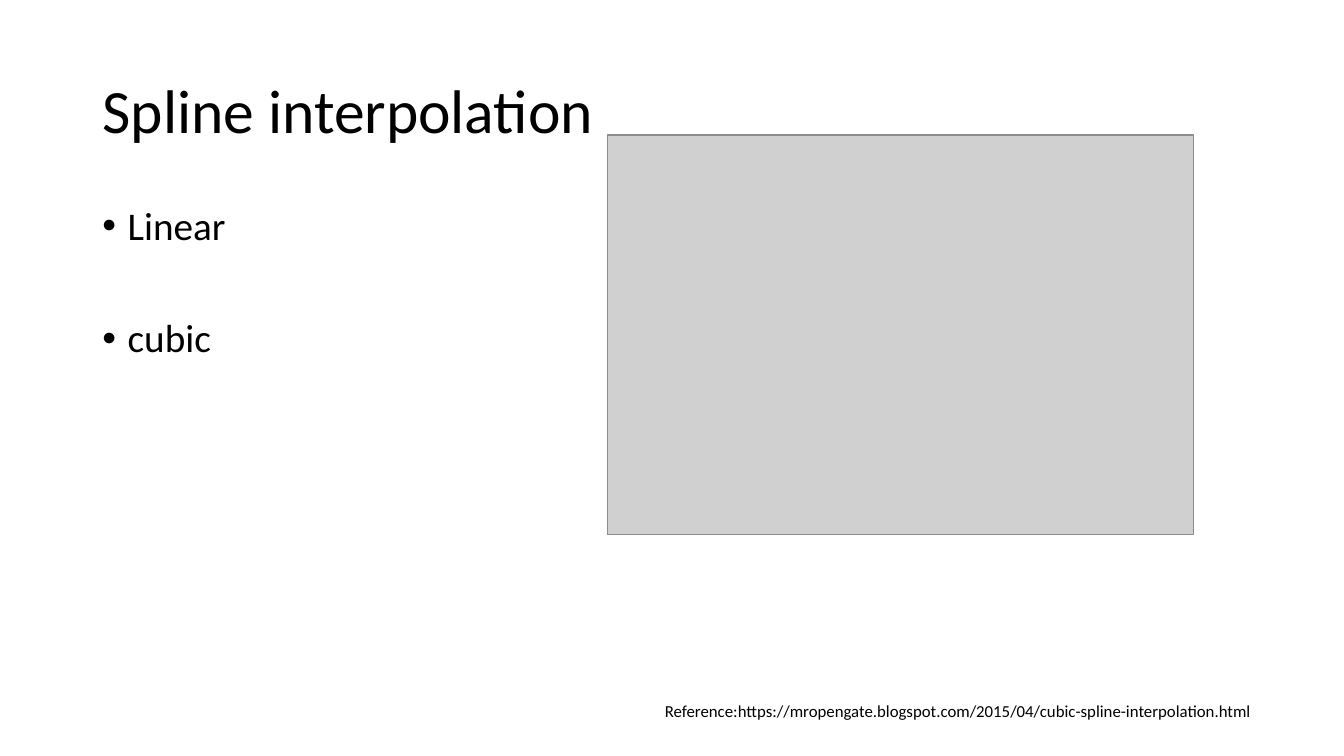
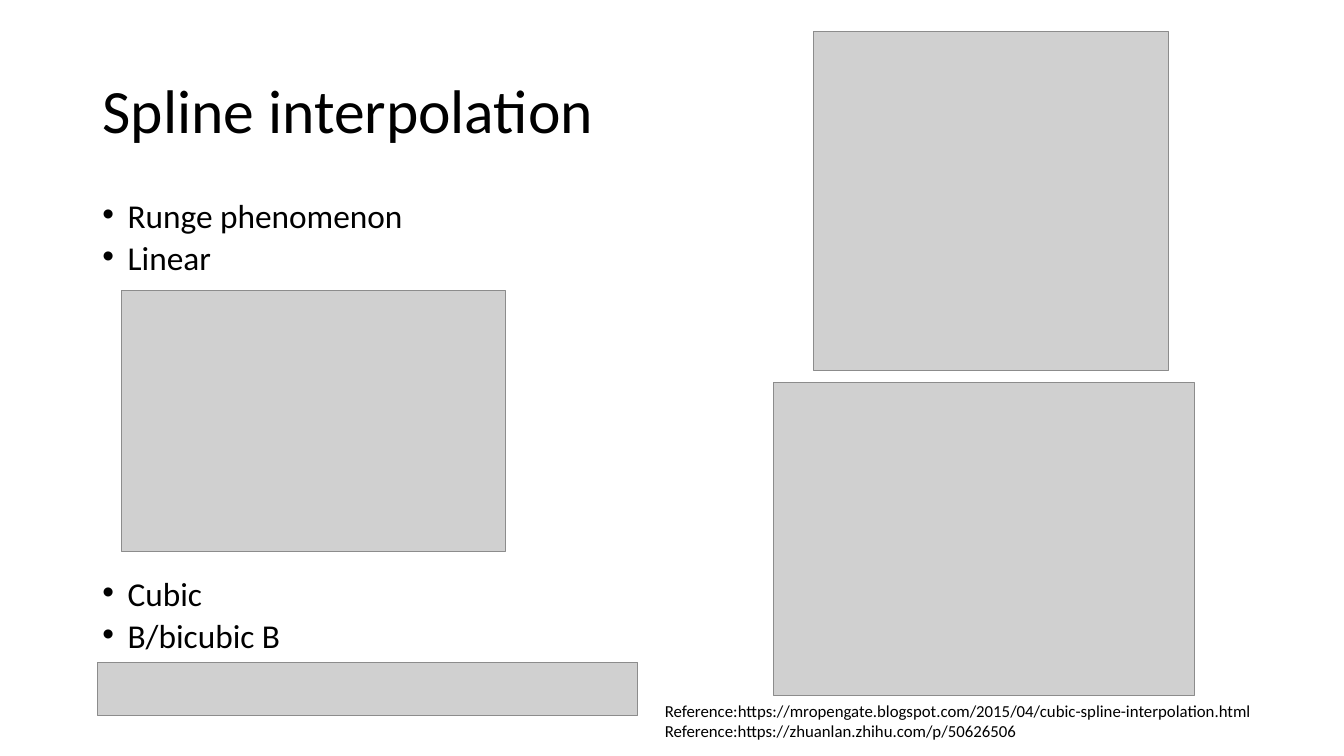
Before and after one commit to autotntfan/BIP, a slide deck: slide 18 of The insight toolkit image registration framework.pptx (slide 12 before the commit). Drawn at 1344x756 pixels with LibreOffice and Linux fonts; fonts in the diff are those of the drawing; grey boxes stand for pictures. Boxes give left, top, right and bottom in pixels: in the first picture for what was removed or moved away, otherwise in the second. Text is boxed around its words. In the diff, an @@ line names an element or a change of style, - is before the commit and + after.

```diff
--- a/The insight toolkit image registration framework.pptx
+++ b/The insight toolkit image registration framework.pptx
@@ picture added at (814,31,1169,370) @@
@@ text at (128,205,402,234): paragraph added @@
+• Runge phenomenon
@@ text at (128,247,211,271): size 28 to 23.8 pt in "Linear"; line spacing 0.9 to 0.7 @@
@@ picture: place and size @@
-picture at (607,135,1194,534)
+picture at (121,290,505,552)
@@ picture added at (773,383,1195,697) @@
@@ text at (128,583,280,650): text changed; size 28 to 23.8 pt @@
-• cubic
+• Cubic
+• B/bicubic B
@@ picture added at (98,662,638,716) @@
@@ text at (665,725,1016,740): paragraph added @@
+Reference:https://zhuanlan.zhihu.com/p/50626506
```
Also in this commit, not shown: 4 other slides changed, 10 slides added.
